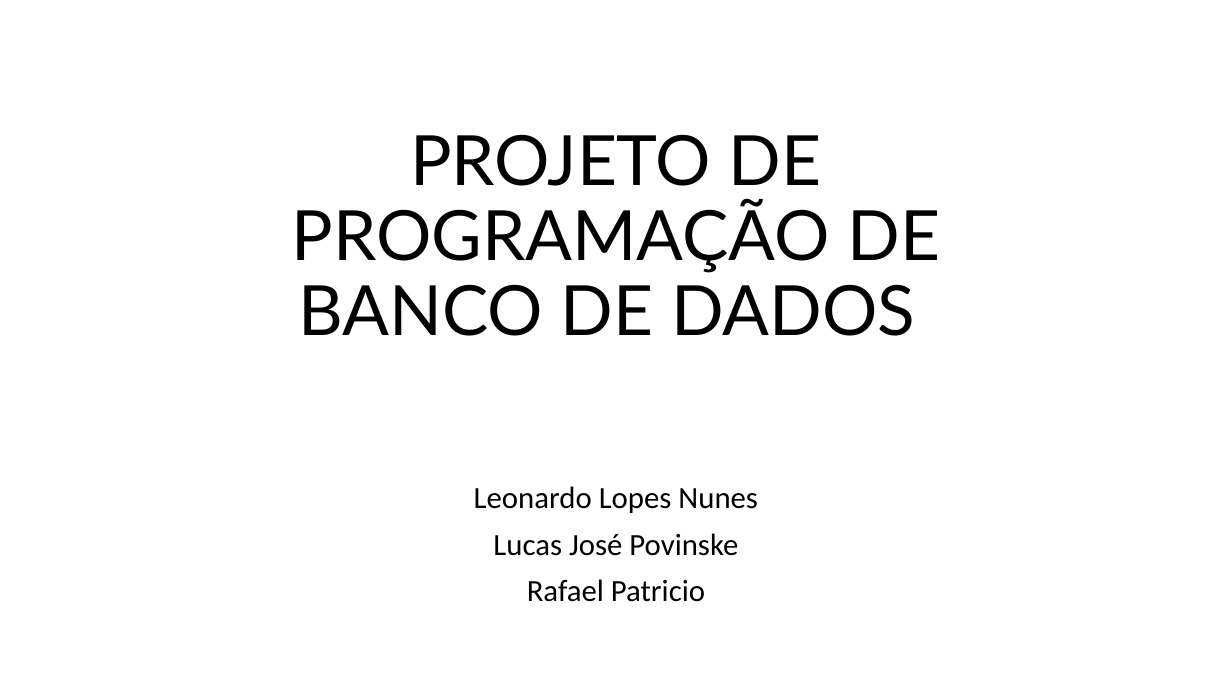
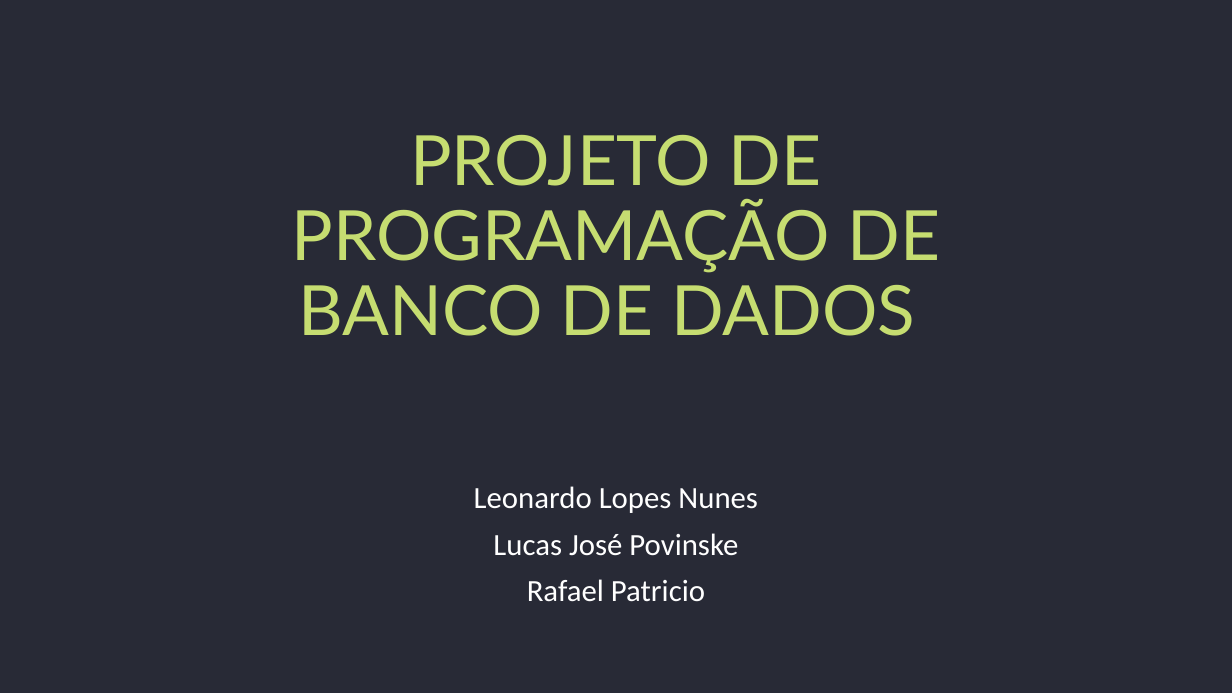
Before and after one commit to rpatricio-souza/Programacao_de_Banco_de_Dados, a slide deck: slide 1 of Projeto/Juliana.pptx. Drawn at 1232x693 pixels with LibreOffice and Linux fonts; fonts in the diff are those of the drawing; background and template pictures are left out. Boxes give left, top, right and bottom in pixels: in the first picture for what was removed or moved away, otherwise in the second. Text is boxed around its words. In the diff, an @@ line names an element or a change of style, - is before the commit and + after.

```diff
--- a/Projeto/Juliana.pptx
+++ b/Projeto/Juliana.pptx
@@ background picture (left out) to #282A36 @@
@@ title "PROJETO DE PROGRAMAÇÃO DE BANCO ..." at <box>292,135,941,336</box>: text colour #000000 to #C6DD71 @@
@@ subtitle "Leonardo Lopes Nunes" at <box>474,486,758,602</box>: text colour #000000 to #FFFFFF @@
```
Also in this commit, not shown: 5 other slides changed, 15 slides added, 1 slide removed, 9 other files.
